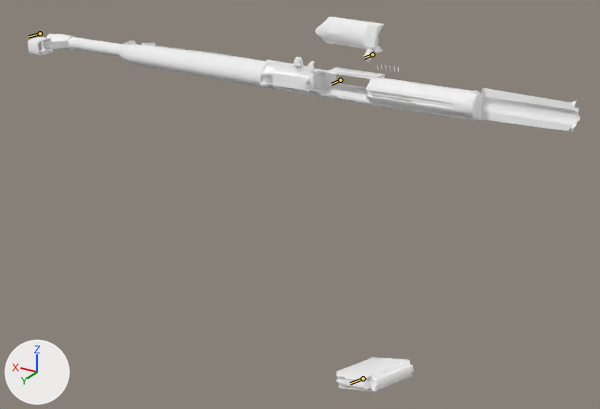
A saved change to the glTF model xogot/assets/weapons/aether_waw_real/gewehr/viewmodel.glb.
One viewpoint serves both versions: a 50 mm lens placed at (-0.572, 1.071, 0.319), pointed at (0.142, -0.119, -0.276). The axes (+X, +Y, +Z) are drawn at lower left. The lights are the same throughout. The first picture is the older version. Both versions are drawn at frame 28 of the action 'PSA_viewmodel_g43_noscope_partial_reload'; the numbers are the values there. The bones that change, and the others that lie on the model, are drawn over the model as lines.

In view in the first picture: 'Gewehr'.
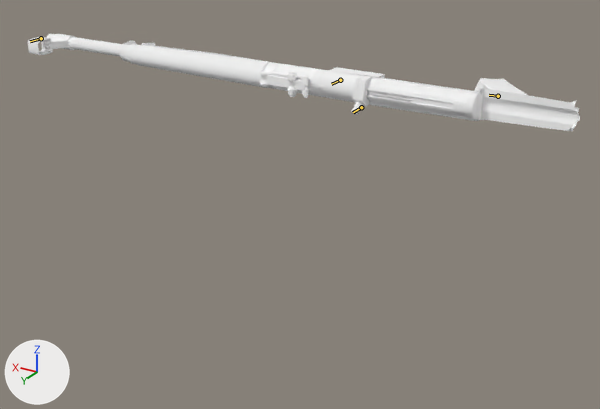
What differs and where, as boxes [x1, y1, x2, y2] in the pictures (600 x 409 px):
'Gewehr', posed (74% shorter): before [28, 17, 580, 391]; after [28, 34, 580, 131]
bone 'j_clip', root to tip: before (363, 378) to (350, 383); after (498, 96) to (489, 95)
bone 'j_bolt', root to tip: before (372, 54) to (364, 58); after (361, 107) to (353, 112)

The change in detail:
Bone 'tag_iron_sights' (bone_tag_iron_sights) moves from (0.0, -0.017, 0.017) to (0.0, 0.0, 0.0).
Bone 'j_clip' (bone_j_clip) moves from (-0.083, 0.118, -0.425) to (-0.083, -0.418, -0.111).
Bone 'j_clip' (bone_j_clip) turns from (6, 23, -19) to (14, -17, -24) degrees about its own x, y and z.
Bone 'j_bolt' (bone_j_bolt) moves from (0.004, -0.03, 0.07) to (0.004, 0.0, 0.0).
Bone 'j_bolt' (bone_j_bolt) turns from (0, -1, -1) to (0, 0, 0) degrees about its own x, y and z.
